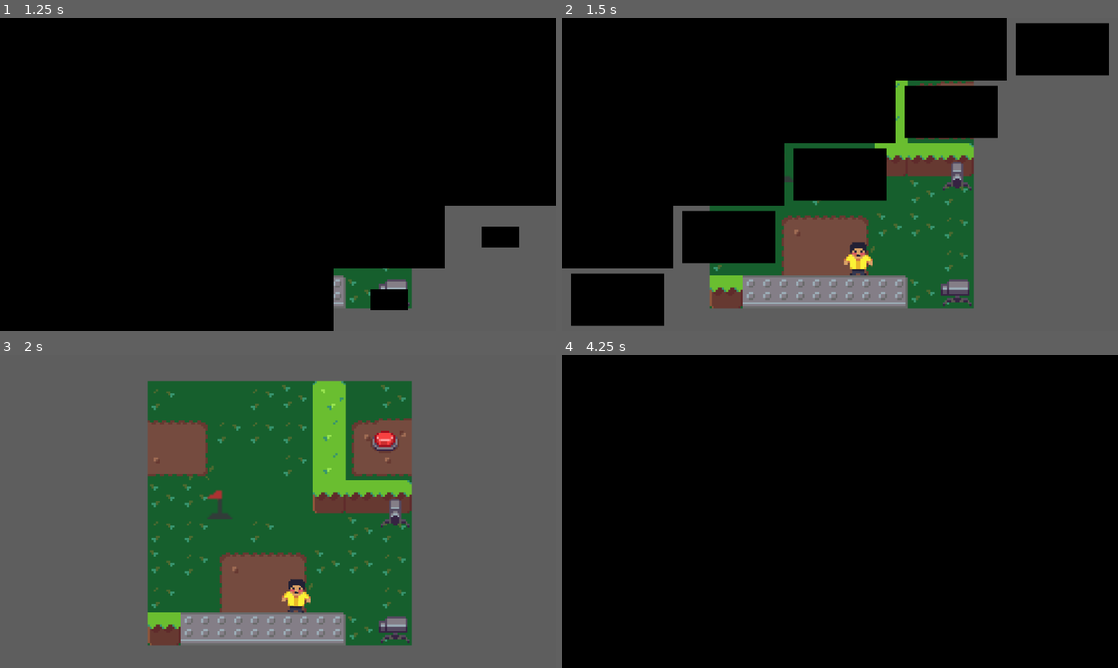
Above: before the commit, frames 1-4 (two rows, left to right).
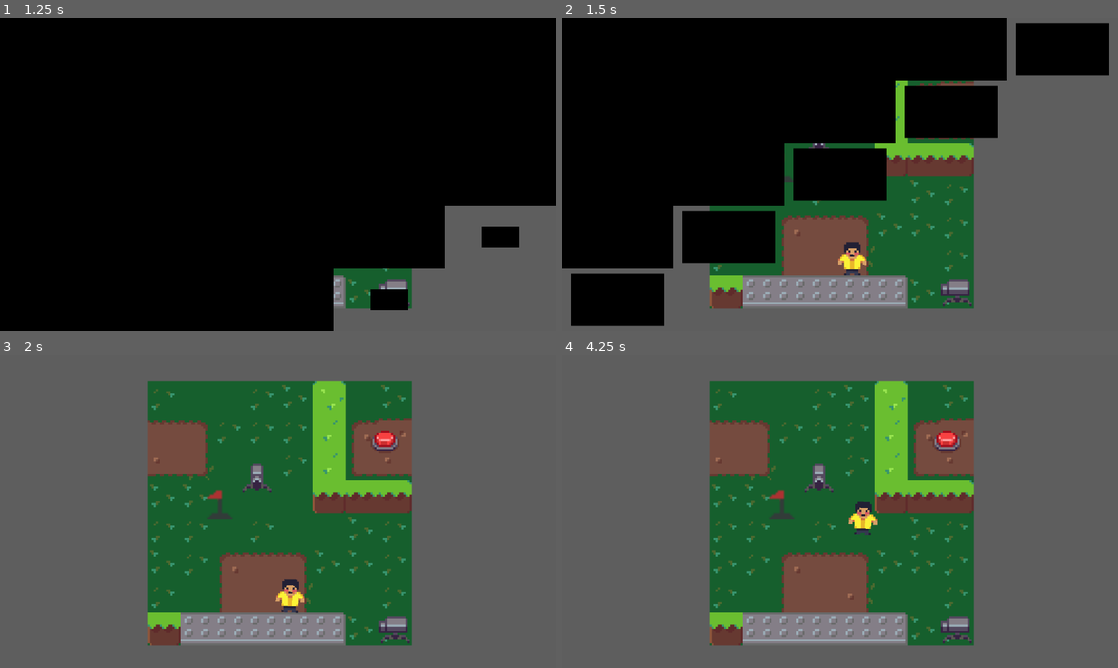
Above: after the commit, the same moments.

Repository: francosorbello/ciclos-jam
Game: Godot game, scene res://main/main.tscn
Same seed, same stepped clock (60 frames per second), same inputs: the game is played once before the commit and once after it. Sound files missing from this copy of the repository are replaced by a short silence.
Inputs:
- Up to frame 1 (1.25 s): hold Right (move_right) from 0.53 s (still down)
- Up to frame 2 (1.5 s): release Right (move_right) at 1.28 s; hold Down (move_down) from 1.28 s (still down)
- Up to frame 3 (2 s): keep holding Down (move_down)
- Up to frame 4 (4.25 s): release Down (move_down) at 2.03 s; hold Right (move_right) 2.03-2.78 s; hold Up (move_up) 2.78-3.53 s; hold Left (move_left) from 3.53 s (still down)

Frame 1 is identical in both runs. In frame 2, 0.6% of the frame differs, in the area x 44-74%, y 40-83%; in frame 3, 0.8%; in frame 4, 100%, in the area x 0-100%, y 0-100%.

Commit message:
ADded sounds to a bunch of objects

Diff:
--- a/content/levels/rulo/test_level.tscn
+++ b/content/levels/rulo/test_level.tscn
@@ -8,6 +8,7 @@
 [ext_resource type="PackedScene" uid="uid://bs7lcp85pt6c6" path="res://systems/projectile/projectile_spawner.tscn" id="6_52hsn"]
 
 [node name="TestLevel" type="Node2D" unique_id=364233370]
+y_sort_enabled = true
 
 [node name="Tiles" type="Node2D" parent="." unique_id=2069997876]
 
@@ -28,7 +29,7 @@
 connection_name = "test"
 
 [node name="Player" parent="." unique_id=613483278 instance=ExtResource("4_uh0j8")]
-position = Vector2(58, 99)
+position = Vector2(55, 98)
 
 [node name="Flag" parent="." unique_id=1136091313 instance=ExtResource("5_m4rtj")]
 position = Vector2(35, 59)
@@ -40,6 +41,6 @@
 connection_name = "test"
 
 [node name="ProjectileSpawner2" parent="." unique_id=1623991705 instance=ExtResource("6_52hsn")]
-position = Vector2(120, 64)
-autostart = true
+position = Vector2(53, 47)
+autostart = false
 connection_name = "test"
--- /dev/null
+++ b/default_bus_layout.tres
@@ -0,0 +1,15 @@
+[gd_resource type="AudioBusLayout" format=3 uid="uid://cf5yqv7857wjg"]
+
+[resource]
+bus/1/name = &"MUSIC"
+bus/1/solo = false
+bus/1/mute = false
+bus/1/bypass_fx = false
+bus/1/volume_db = 0.0
+bus/1/send = &"Master"
+bus/2/name = &"SFX"
+bus/2/solo = false
+bus/2/mute = false
+bus/2/bypass_fx = false
+bus/2/volume_db = 0.0
+bus/2/send = &"Master"
--- a/main/transition_screen.gd
+++ b/main/transition_screen.gd
@@ -3,11 +3,11 @@
 @export var transition_time: float = 1
 
 func fade_in() -> float:
-    var tween := create_tween()
-    tween.tween_property($ColorRect.material, "shader_parameter/progress", 10, transition_time)
-    return transition_time
+	var tween := create_tween()
+	tween.tween_property($ColorRect.material, "shader_parameter/progress", 10, transition_time)
+	return transition_time
 
 func fade_out() -> float:
-    var tween := create_tween()
-    tween.tween_property($ColorRect.material, "shader_parameter/progress", 0, transition_time)
-    return transition_time
+	var tween := create_tween()
+	tween.tween_property($ColorRect.material, "shader_parameter/progress", 0, transition_time)
+	return transition_time
--- a/systems/button/button.gd
+++ b/systems/button/button.gd
@@ -2,15 +2,25 @@
 
 @export var connection_name: String = ""
 
+@export_category("Textures")
 @export var pushed_texture: Texture2D
 @export var up_texture: Texture2D
+
+@export_category("Sound")
+@export var pushed_sound: AudioStream
+@export var up_sound: AudioStream
+
 
 var _disabled: bool = false:
 	set(new_value):
 		if new_value:
 			$Sprite2D.texture = pushed_texture
+			$AudioStreamPlayer2D.stream = pushed_sound
+			$AudioStreamPlayer2D.play()
 		else:
 			$Sprite2D.texture = up_texture
+			$AudioStreamPlayer2D.stream = up_sound
+			$AudioStreamPlayer2D.play()
 		_disabled = new_value
 
 
--- a/systems/button/button.tscn
+++ b/systems/button/button.tscn
@@ -3,6 +3,8 @@
 [ext_resource type="Script" uid="uid://crabadwmseiij" path="res://systems/button/button.gd" id="1_5fj13"]
 [ext_resource type="Texture2D" uid="uid://4jxjdcq1ry3c" path="res://content/art/Sprites_Button/Sprite_Button_1.png" id="2_5fj13"]
 [ext_resource type="Texture2D" uid="uid://bkfum2mokc7co" path="res://content/art/Sprites_Button/Sprite_Button_2.png" id="2_e3vty"]
+[ext_resource type="AudioStream" uid="uid://cfs0fdsgxa6n0" path="res://content/sound/button1.ogg" id="4_ha6g0"]
+[ext_resource type="AudioStream" uid="uid://q0kwlu8j7mwj" path="res://content/sound/button2.ogg" id="5_2ul83"]
 
 [sub_resource type="CircleShape2D" id="CircleShape2D_uvvs6"]
 radius = 6.0
@@ -12,6 +14,8 @@
 script = ExtResource("1_5fj13")
 pushed_texture = ExtResource("2_e3vty")
 up_texture = ExtResource("2_5fj13")
+pushed_sound = ExtResource("4_ha6g0")
+up_sound = ExtResource("5_2ul83")
 
 [node name="CollisionShape2D" type="CollisionShape2D" parent="." unique_id=774722370]
 texture_filter = 1
@@ -20,5 +24,9 @@
 [node name="Sprite2D" type="Sprite2D" parent="." unique_id=635761920]
 texture = ExtResource("2_5fj13")
 
+[node name="AudioStreamPlayer2D" type="AudioStreamPlayer2D" parent="." unique_id=2007058918]
+stream = ExtResource("4_ha6g0")
+bus = &"SFX"
+
 [connection signal="body_entered" from="." to="." method="_on_body_entered"]
 [connection signal="body_exited" from="." to="." method="_on_body_exited"]
--- a/systems/player/player_sprite.tscn
+++ b/systems/player/player_sprite.tscn
@@ -2,6 +2,7 @@
 
 [ext_resource type="Script" uid="uid://cuddrbsbv5f7g" path="res://systems/player/player_sprite.gd" id="1_o6w4i"]
 [ext_resource type="Texture2D" uid="uid://dclng1rqrgcpb" path="res://content/art/Sprite_Player.png" id="2_xvx7f"]
+[ext_resource type="AudioStream" uid="uid://djka281xlx6hd" path="res://content/sound/blipSelect.wav" id="3_rsg2v"]
 
 [sub_resource type="Animation" id="Animation_g1dw6"]
 length = 0.001
@@ -50,6 +51,26 @@
 "update": 0,
 "values": [0.0, 0.08726646259971647, -0.08726646259971647, 0.0]
 }
+tracks/1/type = "method"
+tracks/1/imported = false
+tracks/1/enabled = true
+tracks/1/path = NodePath("AudioStreamPlayer2D")
+tracks/1/interp = 1
+tracks/1/loop_wrap = true
+tracks/1/keys = {
+"times": PackedFloat32Array(0, 0.15, 0.3),
+"transitions": PackedFloat32Array(1, 1, 1),
+"values": [{
+"args": [0.0],
+"method": &"play"
+}, {
+"args": [0.0],
+"method": &"play"
+}, {
+"args": [0.0],
+"method": &"play"
+}]
+}
 
 [sub_resource type="AnimationLibrary" id="AnimationLibrary_su0ct"]
 _data = {
@@ -58,12 +79,24 @@
 &"moving": SubResource("Animation_yw30f")
 }
 
+[sub_resource type="AudioStreamRandomizer" id="AudioStreamRandomizer_rsg2v"]
+playback_mode = 1
+random_pitch = 1.1687772
+streams_count = 1
+stream_0/stream = ExtResource("3_rsg2v")
+
 [node name="PlayerSprite" type="Node2D" unique_id=134553868]
 script = ExtResource("1_o6w4i")
 
 [node name="Sprite2D" type="Sprite2D" parent="." unique_id=428727782]
+y_sort_enabled = true
 texture_filter = 1
 texture = ExtResource("2_xvx7f")
 
 [node name="AnimationPlayer" type="AnimationPlayer" parent="." unique_id=91172233]
 libraries/ = SubResource("AnimationLibrary_su0ct")
+
+[node name="AudioStreamPlayer2D" type="AudioStreamPlayer" parent="." unique_id=966564923]
+stream = SubResource("AudioStreamRandomizer_rsg2v")
+volume_db = -5.0
+bus = &"SFX"
--- a/systems/projectile/projectile.gd
+++ b/systems/projectile/projectile.gd
@@ -12,5 +12,7 @@
 	queue_free()
 
 func _on_projectile_area_body_entered(_body: Node2D) -> void:
+	$AudioStreamPlayer2D.play()
+	await $AudioStreamPlayer2D.finished
 	queue_free()
 	pass # Replace with function body.
--- a/systems/projectile/projectile.tscn
+++ b/systems/projectile/projectile.tscn
@@ -4,6 +4,7 @@
 [ext_resource type="Texture2D" uid="uid://yu8wmxnln0ml" path="res://content/art/Sprites_Turrent/Sprite_Bullet.png" id="2_xdbd5"]
 [ext_resource type="PackedScene" uid="uid://di1gahmpg1yjh" path="res://systems/utils/position_wrapper_component.tscn" id="3_pu22i"]
 [ext_resource type="PackedScene" uid="uid://uuknvi3uxdyf" path="res://systems/damageables/hurtbox.tscn" id="4_ed0cs"]
+[ext_resource type="AudioStream" uid="uid://cqdgvsikjn7yi" path="res://content/sound/hitHurt.wav" id="5_uy12e"]
 
 [sub_resource type="CircleShape2D" id="CircleShape2D_ed0cs"]
 radius = 3.0
@@ -32,5 +33,9 @@
 [node name="CollisionShape2D" type="CollisionShape2D" parent="Hurtbox" unique_id=1708370493]
 shape = SubResource("CircleShape2D_bm5tb")
 
+[node name="AudioStreamPlayer2D" type="AudioStreamPlayer2D" parent="." unique_id=1191293049]
+stream = ExtResource("5_uy12e")
+volume_db = -5.0
+
 [connection signal="body_entered" from="ProjectileArea" to="." method="_on_projectile_area_body_entered"]
 [connection signal="timeout" from="LifetimeTimer" to="." method="_on_lifetime_timer_timeout"]
--- a/systems/projectile/projectile_spawner.gd
+++ b/systems/projectile/projectile_spawner.gd
@@ -15,7 +15,7 @@
 @export var shoot_direction: ShootDirection:
 	set(value):
 		shoot_direction = value
-		if Engine.is_editor_hint():
+		if Engine.is_editor_hint() and up_texture:
 			_set_sprite_for(_dir_to_vector(value))
 @export var autostart = false
 
@@ -76,6 +76,7 @@
 	new_projectile.position = _dir_to_shoot_pos(shoot_direction)
 	if override_speed:
 		new_projectile.speed = override_speed_value
+	$AudioStreamPlayer2D.play()
 
 
 func _on_interaction_toggle_component_enable() -> void:
--- a/systems/projectile/projectile_spawner.tscn
+++ b/systems/projectile/projectile_spawner.tscn
@@ -7,6 +7,7 @@
 [ext_resource type="Texture2D" uid="uid://bxkhoada8kr3p" path="res://content/art/Sprites_Turrent/Sprite_TurretDown.png" id="4_0n1aa"]
 [ext_resource type="PackedScene" uid="uid://cxr37g7kjx4gx" path="res://systems/utils/interaction_toggle_component.tscn" id="6_0n1aa"]
 [ext_resource type="PackedScene" uid="uid://dvrkx8thfj7uf" path="res://systems/damageables/hitbox.tscn" id="7_tceqi"]
+[ext_resource type="AudioStream" uid="uid://dqqx44r33laok" path="res://content/sound/shoot.ogg" id="8_ucwcu"]
 
 [sub_resource type="CircleShape2D" id="CircleShape2D_uvvs6"]
 radius = 4.0
@@ -42,6 +43,11 @@
 position = Vector2(0, 4)
 shape = SubResource("CircleShape2D_uvvs6")
 
+[node name="AudioStreamPlayer2D" type="AudioStreamPlayer2D" parent="." unique_id=1238393304]
+stream = ExtResource("8_ucwcu")
+volume_db = -10.0
+bus = &"SFX"
+
 [connection signal="timeout" from="SpawnIntervalTimer" to="." method="_on_spawn_interval_timer_timeout"]
 [connection signal="disable" from="InteractionToggleComponent" to="." method="_on_interaction_toggle_component_disable"]
 [connection signal="enable" from="InteractionToggleComponent" to="." method="_on_interaction_toggle_component_enable"]
--- a/ui/game_level_container.tscn
+++ b/ui/game_level_container.tscn
@@ -39,6 +39,7 @@
 
 [node name="SubViewport" type="SubViewport" parent="SubViewportContainer" unique_id=1171759193]
 handle_input_locally = false
+audio_listener_enable_2d = true
 size = Vector2i(608, 608)
 size_2d_override = Vector2i(128, 128)
 size_2d_override_stretch = true
Not shown, added: content/sound/blipSelect.wav.import
Not shown, added: content/sound/button1.ogg.import
Not shown, added: content/sound/button2.ogg.import
Not shown, added: content/sound/explosion.wav.import
Not shown, added: content/sound/hitHurt.wav.import
Not shown, added: content/sound/shoot.ogg.import
Not shown, added: content/sound/shoot.wav.import
Not shown, added: content/sound/shoot2.ogg.import
Not shown, added: content/sound/blipSelect.wav
Not shown, added: content/sound/button1.ogg
Not shown, added: content/sound/button2.ogg
Not shown, added: content/sound/explosion.wav
(and 4 more such lines)
